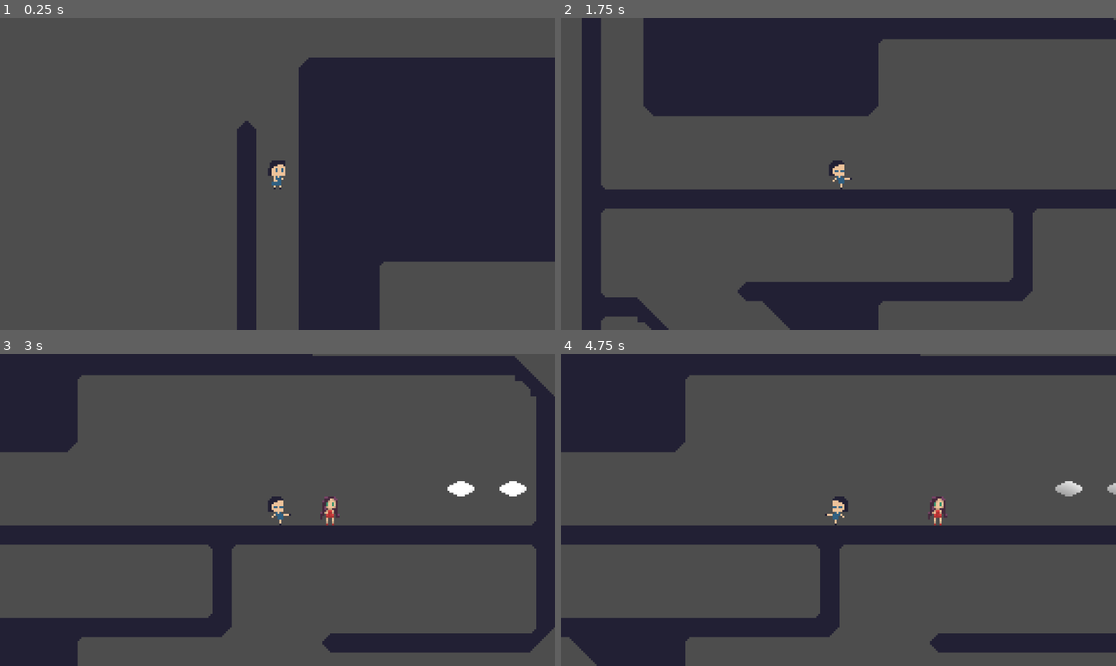
Above: before the commit, frames 1-4 (two rows, left to right).
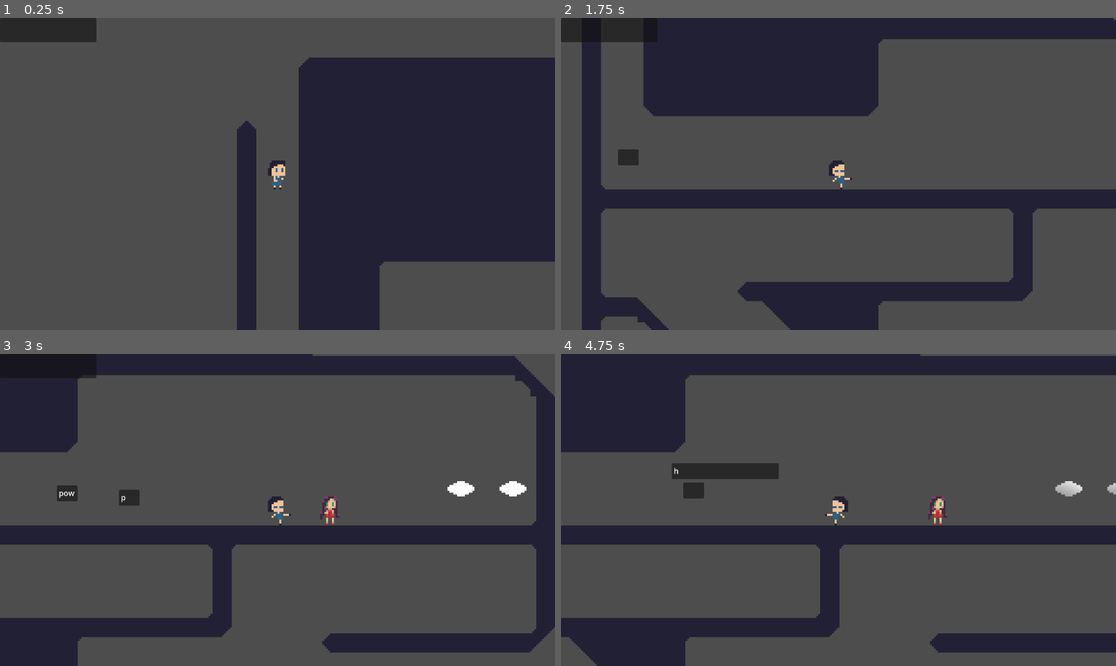
Above: after the commit, the same moments.

Repository: radulfx86/explore_mvania
Game: Godot game, scene res://levels/test_level.tscn
Two runs of this game, one before a commit and one after it. Both use one fixed random seed, a clock stepped at 60 frames per second and the inputs below.
Inputs (mouse positions are in pixels of both pictures, inside the frame that each line leads up to):
- Up to frame 1 (0.25 s): no input
- Up to frame 2 (1.75 s): tap Enter at 0.5 s; move the mouse to (960, 158) at 0.52 s; hold Q (attack_melee) 0.53-1.28 s; hold D (move_right) from 0.53 s (still down); tap Space (jump) at 0.77, 0.8, 1.07, 1.35, 1.52 s; move the mouse to (727, 189) at 1.27 s; tap Q (attack_melee) at 1.55 s
- Up to frame 3 (3 s): tap Space (jump) at 1.82, 2.3 s; move the mouse to (333, 441) at 2.02 s; release D (move_right) at 2.03 s; hold A (move_left) 2.03-2.78 s; hold Q (attack_melee) 2.03-2.78 s; move the mouse to (249, 572) at 2.77 s; hold D (move_right) from 2.78 s (still down); tap E (attack_ranged) at 2.85 s
- Up to frame 4 (4.75 s): tap Space (jump) at 3.02, 3.32, 3.77, 3.8, 4.07, 4.52 s; tap Q (attack_melee) at 3.05, 4.55 s; move the mouse to (1005, 556) at 3.52 s; hold R (switch_level_0) 3.53-4.28 s; move the mouse to (672, 463) at 4.27 s; release D (move_right) at 4.28 s; hold A (move_left) from 4.28 s (still down); tap 1 (switch_level_1) at 4.35 s

The runs differ from the first frame. In frame 1, 1.4% of the frame differs, in the area x 0-18%, y 0-8%; in frame 2, 1.1%; in frame 3, 0.4%; in frame 4, 1.2%.

Commit message:
wip: gui - text showing popup ...

Diff:
--- /dev/null
+++ b/gui.gd
@@ -0,0 +1,12 @@
+extends CanvasLayer
+@onready var text_popup: TextPopup = preload("uid://cok7xddd3b6sj").instantiate()
+@onready var text_popup2 = preload("uid://cok7xddd3b6sj")
+
+func _ready() -> void:
+	add_child(text_popup)
+
+func _unhandled_input(event: InputEvent) -> void:
+	if event.is_action_pressed("jump"):
+		text_popup.show_text("hello traveller. how are you", get_viewport().get_mouse_position(), false)
+	if event.is_action_pressed("attack_melee"):
+		text_popup2.instantiate().show_text_add(self,"hello traveller. how are you", get_viewport().get_mouse_position())
--- /dev/null
+++ b/gui.tscn
@@ -0,0 +1,6 @@
+[gd_scene format=3 uid="uid://cl0cqa0nv1p4l"]
+
+[ext_resource type="Script" uid="uid://dxwq3q0f80ie3" path="res://gui.gd" id="1_80edf"]
+
+[node name="GUI" type="CanvasLayer" unique_id=1530963301]
+script = ExtResource("1_80edf")
--- /dev/null
+++ b/gui/text_popup.gd
@@ -0,0 +1,49 @@
+extends PopupPanel
+class_name TextPopup
+
+@onready var popup_text: RichTextLabel = $PopupText
+@export var close_time: float = 1.0
+@export var type_time: float = 0.2
+@export var min_type_time: float = 0.05
+@onready var type_timer: Timer = $TypeTimer
+@onready var close_timer: Timer = $CloseTimer
+var type_text: String
+var type_pos: int
+var special_delays: Dictionary[String, float] = {
+	" ": 0.3,
+	". ": 0.5
+}
+var remove_on_close: bool = false
+
+
+func show_text(text: String, pos: Vector2, remove_upon_close: bool = false) -> void:
+	remove_on_close = remove_upon_close
+	popup_text.clear()
+	type_text = text
+	type_pos = 0
+	self.position = pos
+	self.popup()
+	self.size = Vector2(10,10) + popup_text.get_theme_default_font().get_string_size(text)
+	type_timer.start(randf() * type_time)
+
+func show_text_add(master: Node, text: String, pos: Vector2) -> void:
+	master.add_child(self)
+	show_text(text, pos, true)
+
+func type() -> void:
+	if type_pos >= type_text.length():
+		close_timer.start(close_time)
+		return
+	var character: String = type_text[type_pos]
+	popup_text.add_text(character)
+	var delay = special_delays[character] if character in special_delays else 0.0
+	popup_text.queue_redraw()
+	type_pos += 1
+	type_timer.start(delay + min_type_time + randf() * type_time)
+
+func close() -> void:
+	print("close?")
+	if remove_on_close:
+		queue_free()
+	else:
+		self.hide()
--- /dev/null
+++ b/gui/text_popup.tscn
@@ -0,0 +1,25 @@
+[gd_scene format=3 uid="uid://cok7xddd3b6sj"]
+
+[ext_resource type="Script" uid="uid://tt0j7iq2pyby" path="res://gui/text_popup.gd" id="1_sav2f"]
+
+[node name="TextPopup" type="PopupPanel" unique_id=1684061553]
+oversampling_override = 1.0
+title = "asdf"
+size = Vector2i(200, 50)
+visible = true
+script = ExtResource("1_sav2f")
+
+[node name="PopupText" type="RichTextLabel" parent="." unique_id=2024516590]
+offset_left = 4.0
+offset_top = 4.0
+offset_right = 196.0
+offset_bottom = 46.0
+
+[node name="TypeTimer" type="Timer" parent="." unique_id=2010869726]
+one_shot = true
+
+[node name="CloseTimer" type="Timer" parent="." unique_id=68430835]
+one_shot = true
+
+[connection signal="timeout" from="TypeTimer" to="." method="type"]
+[connection signal="timeout" from="CloseTimer" to="." method="close"]
--- a/levels/hero.gd
+++ b/levels/hero.gd
@@ -3,6 +3,8 @@
 
 var attack_timer: Timer = Timer.new()
 var is_attacking: bool = false
+
+@onready var text_popup = preload("uid://cok7xddd3b6sj")
 
 func _ready() -> void:
 	state_machine.check_functions[CharStateMachine.StateType.IDLE] = check_idle
@@ -34,6 +36,7 @@
 			and capabilities.abilities[capabilities.active_ability].type == CharAbility.AbilityType.ATTACK
 func entry_attack() -> void:
 	if not is_attacking:
+		text_popup.instantiate().show_text_add(self,"pow",position)
 		var melee: bool = Input.is_action_just_pressed("attack_melee")
 		var ranged: bool = Input.is_action_just_pressed("attack_ranged")
 		print("attack_timer stopped melee: %s ranged: %s" % [melee, ranged])
--- a/levels/test_level.gd
+++ b/levels/test_level.gd
@@ -13,6 +13,7 @@
 	preload("res://levels/level_2.tscn").instantiate(),
 ]
 
+@onready var text_popup = preload("uid://cok7xddd3b6sj")
 
 func _ready() -> void:
 	for l in levels:
--- a/levels/test_level.tscn
+++ b/levels/test_level.tscn
@@ -11,6 +11,7 @@
 [ext_resource type="Shader" uid="uid://cmk5mkimxhlwx" path="res://shader/tiles.gdshader" id="7_wndkh"]
 [ext_resource type="PackedScene" uid="uid://pghscv1ndflk" path="res://levels/item.tscn" id="9_ly3hx"]
 [ext_resource type="Texture2D" uid="uid://baaigr0hlsgfo" path="res://resources/images/wall.png" id="10_wkb0e"]
+[ext_resource type="PackedScene" uid="uid://cl0cqa0nv1p4l" path="res://gui.tscn" id="11_axl34"]
 [ext_resource type="PackedScene" uid="uid://dqohsw1kdjdgc" path="res://levels/level_0.tscn" id="11_paa45"]
 
 [sub_resource type="Resource" id="Resource_ly3hx"]
@@ -1635,7 +1636,7 @@
 tile_map_data = PackedByteArray("AAABAAIAAAAAAAAAAAD9/wIAAAAAAAAAAAD+/wIAAAAAAAAAAAD//wIAAAAAAAAAAAAAAAIAAAAAAAAAAAACAA …(1712 unchanged characters)…
 tile_set = SubResource("TileSet_ly3hx")
 
-[node name="GUI" type="CanvasLayer" parent="." unique_id=943651809]
+[node name="GUI" parent="." unique_id=1530963301 instance=ExtResource("11_axl34")]
 
 [node name="TextureRect" type="TextureRect" parent="." unique_id=1789761419]
 offset_left = 13.0
Not shown, added: gui.gd.uid
Not shown, added: gui/text_popup.gd.uid
